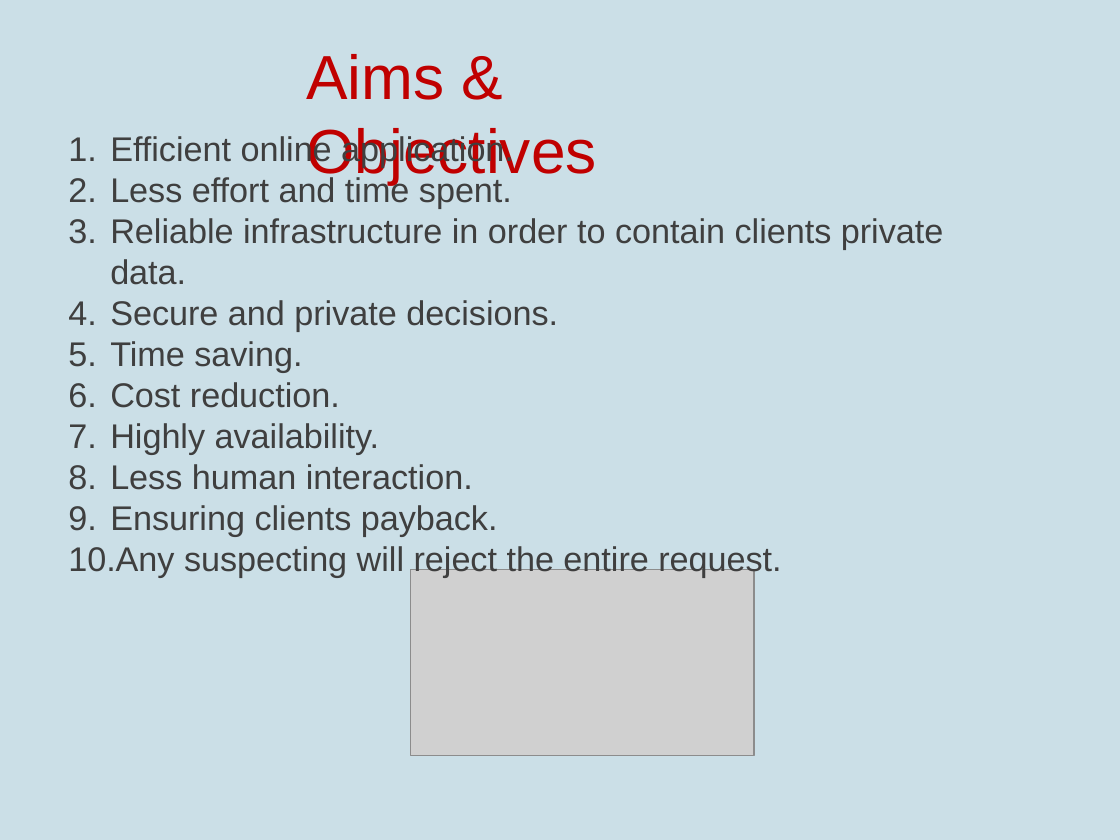
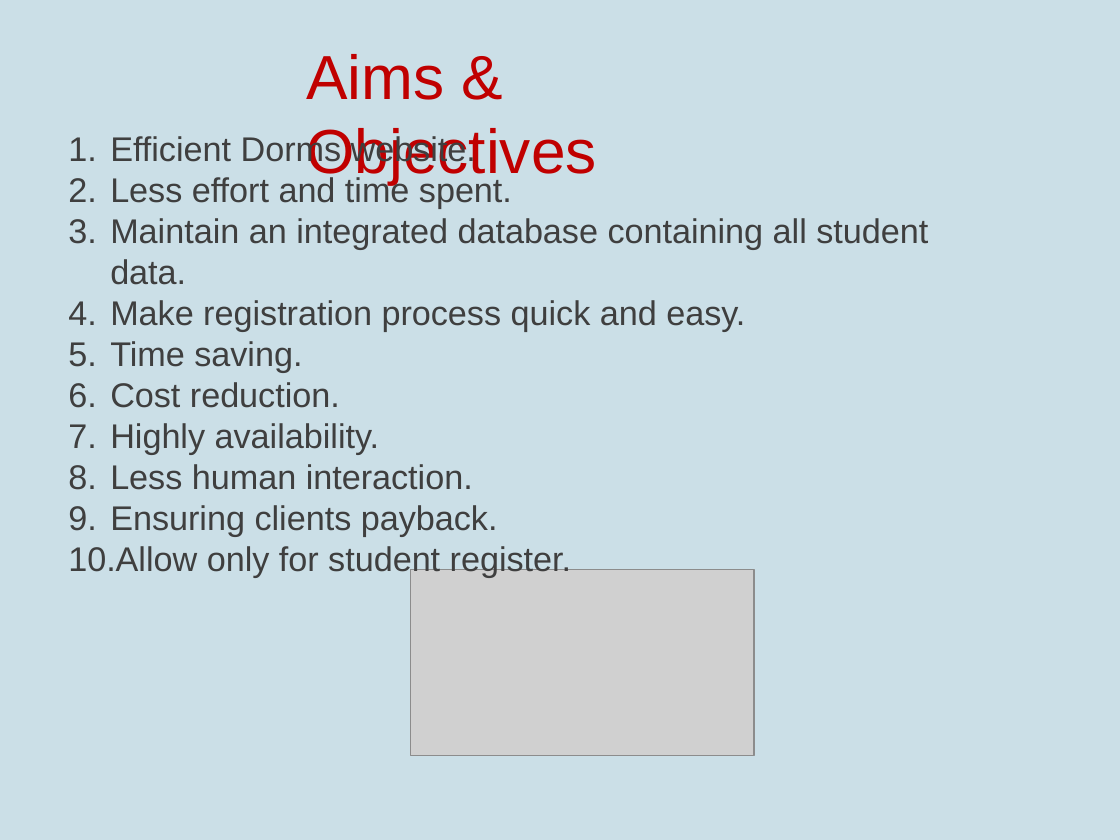
Before and after one commit to hibashahab/School, a slide deck: slide 6 of LoLo PPW1.pptx. Drawn at 1120x840 pixels with LibreOffice and Linux fonts; fonts in the diff are those of the drawing; grey boxes stand for pictures. Boxes give left, top, right and bottom in pixels: in the first picture for what was removed or moved away, otherwise in the second. Text is boxed around its words. In the diff, an @@ line names an element or a change of style, - is before the commit and + after.

```diff
--- a/LoLo PPW1.pptx
+++ b/LoLo PPW1.pptx
@@ text at (110,133,476,167): text changed @@
-1. Efficient online application.
+1. Efficient Dorms website.
@@ text at (110,218,928,331): text changed @@
-3. Reliable infrastructure in order to contain clients private data.
-4. Secure and private decisions.
+3. Maintain an integrated database containing all student data.
+4. Make registration process quick and easy.
@@ text at (68,546,571,578): text changed @@
-10. Any suspecting will reject the entire request.
+10. Allow only for student register.
```
Also in this commit, not shown: 1 other slide changed, 1 slide added, 1 slide removed.
